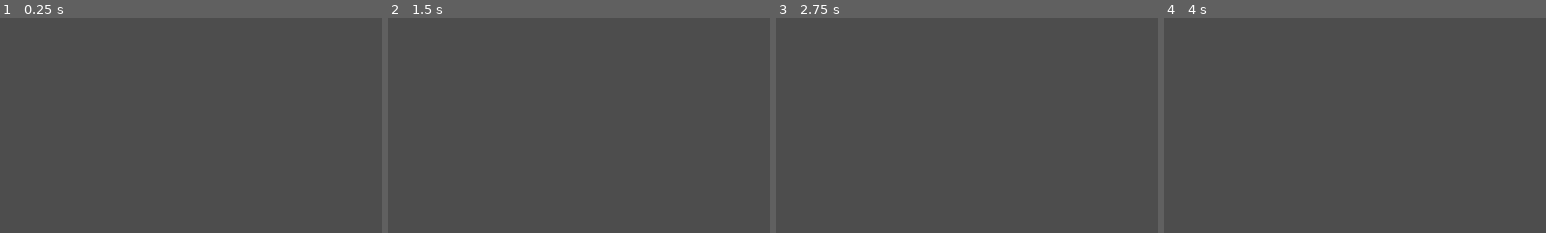
Above: before the commit, frames 1-4 (left to right).
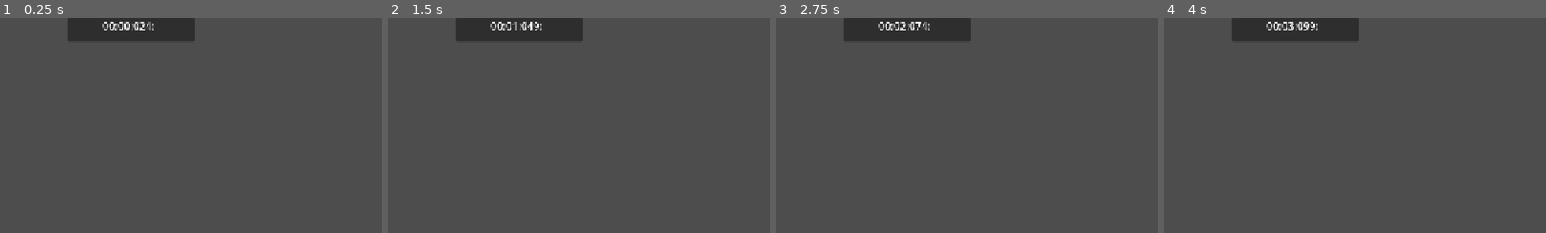
Above: after the commit, the same moments.

Repository: Yuco135/hc-jame-gam-game
Game: Godot game, scene res://Level 1/Scenes/level_1.tscn
The game is run twice, just before and just after one commit, with the same random seed, the same clock (stepped at 60 frames per second) and the same inputs.
Inputs:
- Up to frame 1 (0.25 s): no input
- Up to frame 2 (1.5 s): tap Enter (ui_accept) at 0.5, 0.77 s; hold D (Right) from 0.53 s (still down); tap Q (Dash) at 0.6, 1.35 s
- Up to frame 3 (2.75 s): tap Enter (ui_accept) at 1.52 s; release D (Right) at 2.03 s; hold A (Left) from 2.03 s (still down); tap Q (Dash) at 2.1 s
- Up to frame 4 (4 s): release A (Left) at 2.78 s; hold D (Right) from 2.78 s (still down); tap Q (Dash) at 2.85, 3.6 s; tap Enter (ui_accept) at 3.02, 3.77 s
The pictures show only the part of the screen within x 32-82%, y 0-50%; the shares and areas given below are measured in that part.

The runs differ from the first frame. In frame 1, 3.4% of the frame differs, in the area x 17-51%, y 0-11%; in frame 2, 3.5%; in frame 3, 3.5%; in frame 4, 3.5%.
Error after the commit: Parse Error: Function "stop()" not found in base self. (res://Level)

Commit message:
made a timer
timer

Diff:
--- a/Level 1/Scenes/level_1.tscn
+++ b/Level 1/Scenes/level_1.tscn
@@ -8,6 +8,7 @@
 [ext_resource type="Texture2D" uid="uid://dkc7ge3q35pak" path="res://Art/Level 1/spr_tileset_sunnysideworld_16px.png" id="6_j06gw"]
 [ext_resource type="PackedScene" uid="uid://dkqpi4c25bjvu" path="res://Main Stuff/Scenes/enemy_wall.tscn" id="7_v87ok"]
 [ext_resource type="PackedScene" uid="uid://bsh8p73nn2kh6" path="res://Main Stuff/Scenes/checkpoint.tscn" id="8_ath3g"]
+[ext_resource type="Script" uid="uid://djjq350xyikmn" path="res://Level 1/Scenes/timer.gd" id="9_f3v0k"]
 
 [sub_resource type="TileSetAtlasSource" id="TileSetAtlasSource_aes8f"]
 texture = ExtResource("5_unvla")
@@ -3851,4 +3852,37 @@
 [node name="Checkpoint" parent="." unique_id=1885426398 instance=ExtResource("8_ath3g")]
 position = Vector2(1431, 340)
 
+[node name="CanvasLayer" type="CanvasLayer" parent="." unique_id=538478954]
+
+[node name="Panel" type="Panel" parent="CanvasLayer" unique_id=1002477336]
+anchors_preset = 5
+anchor_left = 0.5
+anchor_right = 0.5
+offset_left = -102.5
+offset_right = 89.0
+offset_bottom = 36.0
+grow_horizontal = 2
+script = ExtResource("9_f3v0k")
+
+[node name="Minutes" type="Label" parent="CanvasLayer/Panel" unique_id=749737629]
+layout_mode = 0
+offset_left = 52.0
+offset_right = 94.0
+offset_bottom = 23.0
+text = "00:"
+
+[node name="Seconds" type="Label" parent="CanvasLayer/Panel" unique_id=1017616316]
+layout_mode = 0
+offset_left = 75.0
+offset_right = 117.0
+offset_bottom = 23.0
+text = "16."
+
+[node name="Msecs" type="Label" parent="CanvasLayer/Panel" unique_id=413677644]
+layout_mode = 0
+offset_left = 98.0
+offset_right = 140.0
+offset_bottom = 23.0
+text = "019"
+
 [connection signal="body_entered" from="Checkpoint" to="." method="_on_checkpoint_body_entered"]
--- /dev/null
+++ b/Level 1/Scenes/timer.gd
@@ -0,0 +1,19 @@
+extends Panel
+
+var time: float = 0.0
+var minutes: int = 0
+var seconds: int = 0
+var msec: int = 0
+
+# Called every frame. 'delta' is the elapsed time since the previous frame.
+func _process(delta: float) -> void:
+	time += delta
+	msec = fmod(time, 1) * 100
+	seconds = fmod(time, 60)
+	minutes = fmod(time, 3600) / 60
+	$Minutes.text = "%02d:" % minutes
+	$Seconds.text = "%02d:" % seconds
+	$Msecs.text = "%03d:" % msec
+
+func stop() -> void:
+	set_process(false)
--- a/Level 1/script/level_1_win.gd
+++ b/Level 1/script/level_1_win.gd
@@ -1,5 +1,6 @@
 extends Node2D
-
+const ClassName := preload("res://Level 1/Scenes/timer.gd")
 
 func _on_checkpoint_body_entered(body: Node2D) -> void:
 	get_tree().change_scene_to_file("res://Main Stuff/Scenes/win_screen.tscn")
+	stop()
--- a/Main Stuff/Script/enemy_wall.gd
+++ b/Main Stuff/Script/enemy_wall.gd
@@ -1,5 +1,4 @@
 extends Node2D
-
 
 func _on_area_2d_body_entered(body: Node2D) -> void:
 	if body.name == "player":
--- a/Player/player.gd
+++ b/Player/player.gd
@@ -32,7 +32,6 @@
 	# Get the input direction and handle the movement/deceleration.
 	# As good practice, you should replace UI actions with custom gameplay actions.
 	var direction := Input.get_axis("Left", "Right")
-
 	if direction:
 		if dashing:
 			velocity.x = direction * DASH_SPEED
Not shown, added: Level 1/Scenes/timer.gd.uid
